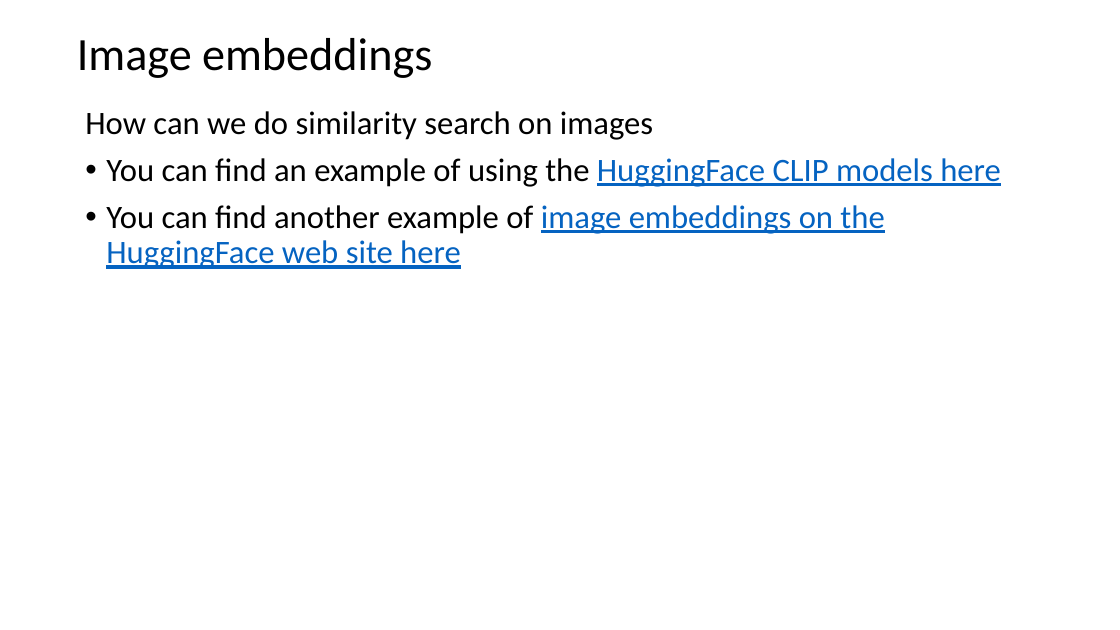
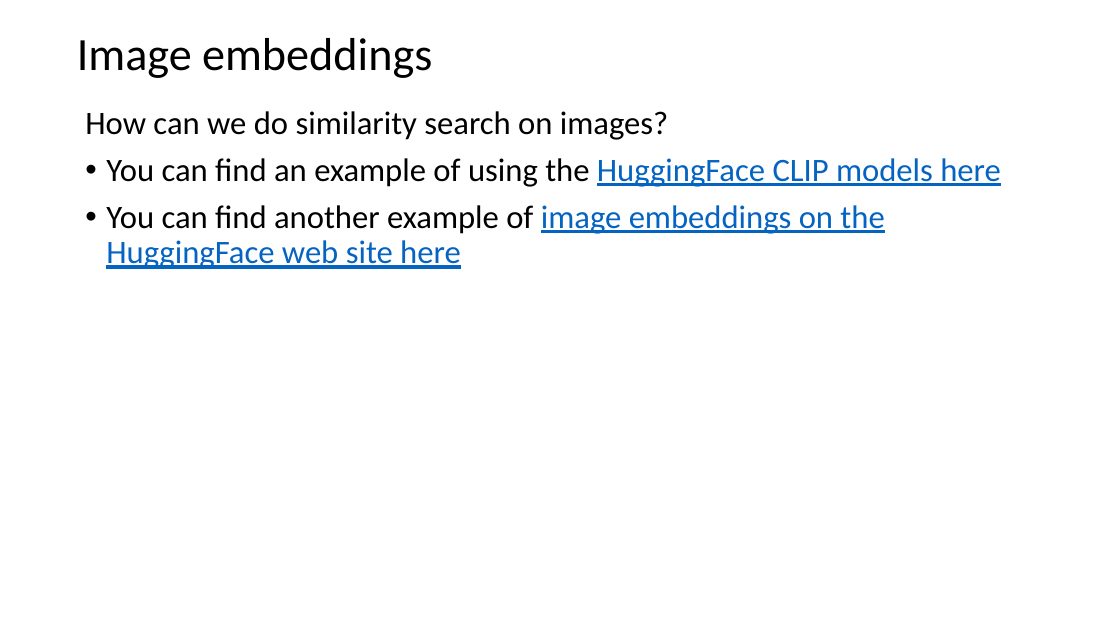
Before and after one commit to harelgabainew/school1, a slide deck: slide 29 of slides/7_DocumentWebSearching.pptx (slide 23 before the commit). Drawn at 1120x630 pixels with LibreOffice and Linux fonts; fonts in the diff are those of the drawing. Boxes give left, top, right and bottom in pixels: in the first picture for what was removed or moved away, otherwise in the second. Text is boxed around its words. In the diff, an @@ line names an element or a change of style, - is before the commit and + after.

Commit message:
Added embedding slides

```diff
--- a/slides/7_DocumentWebSearching.pptx
+++ b/slides/7_DocumentWebSearching.pptx
@@ text at (85, 111, 668, 140): text changed @@
-How can we do similarity search on images
+How can we do similarity search on images?
```
Also in this commit, not shown: 1 other slide changed, 6 slides added.
